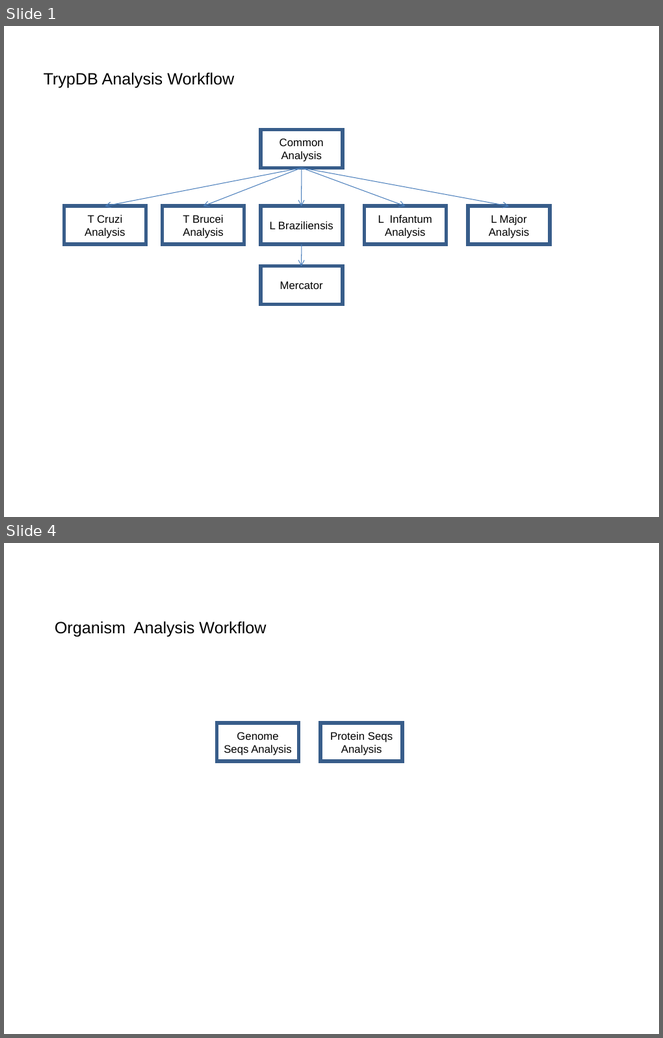
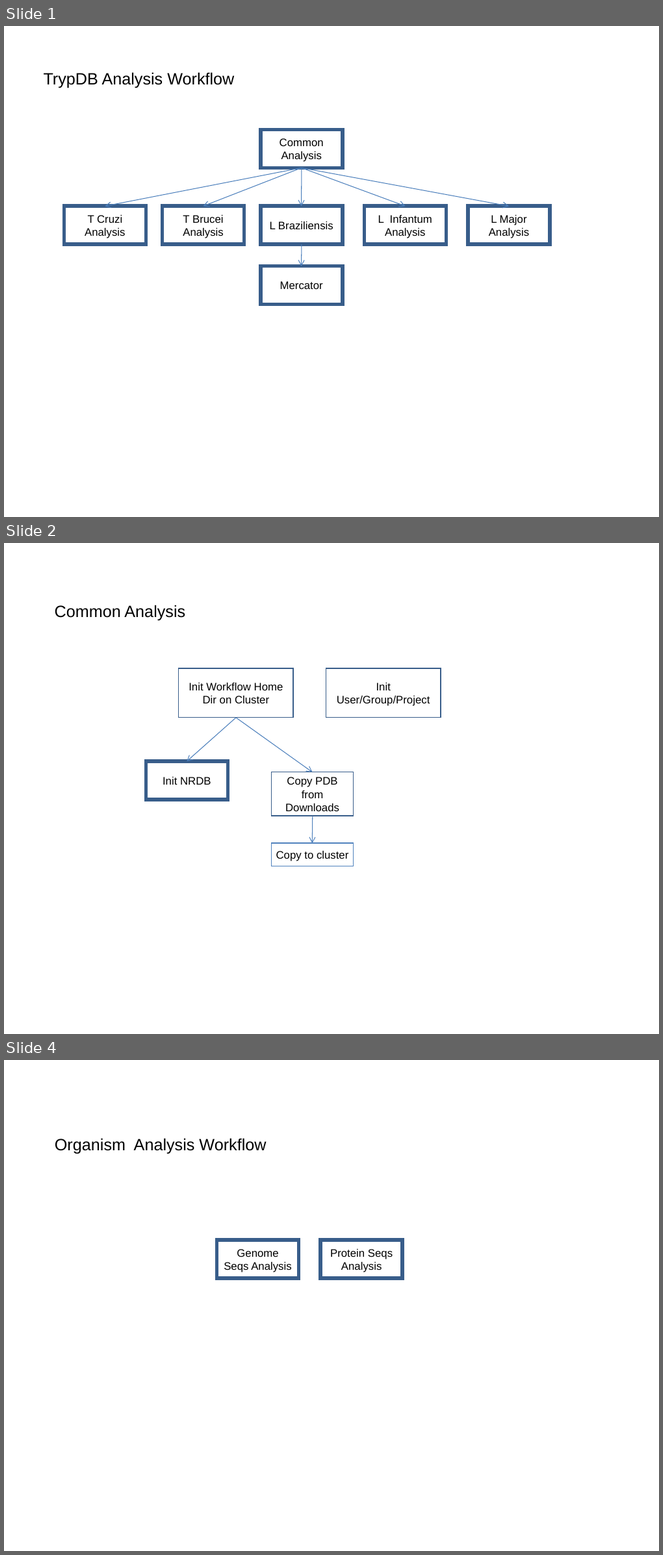
Before and after one commit to VEuPathDB/ApiCommonData, a slide deck: Load/doc/workflow/AnalysisWorkflow.ppt. Shown one above the other, each under a label of ours: slides 1 and 4 before the commit, slides 1, 2 and 4 after it; the slides between them are not shown. The pictures are 663x1038 and 663x1555 pixels, drawn with LibreOffice and Linux fonts; fonts in the diff are those of the drawing. Boxes give left, top, right and bottom in pixels: in the first picture for what was removed or moved away, otherwise in the second. Text is boxed around its words. In the diff, an @@ line names an element or a change of style, - is before the commit and + after.

```diff
--- a/Load/doc/workflow/AnalysisWorkflow.ppt
+++ b/Load/doc/workflow/AnalysisWorkflow.ppt
@@ slide 2 added at <box>4,543,659,1034</box>, background #FFFFFF @@
@@ text added at <box>55,605,185,621</box>, 18 pt, text #000000 @@
+Common Analysis
@@ rectangle added at <box>179,669,294,718</box>, outline #385D8A 0.99 pt, 12 pt, text #000000 @@
+Init Workflow Home Dir on Cluster
@@ rectangle added at <box>326,669,441,718</box>, outline #385D8A 0.99 pt, 12 pt, text #000000 @@
+Init User/Group/Project
@@ arrow added from (236, 718) to (187, 761), #4A7EBB 0.74 pt @@
@@ arrow added from (236, 718) to (313, 772), #4A7EBB 0.74 pt @@
@@ rectangle added at <box>146,761,228,799</box>, outline #385D8A 4 pt, 12 pt, text #000000 @@
+Init NRDB
@@ rectangle added at <box>271,772,353,816</box>, outline #385D8A 0.99 pt, 12 pt, text #000000 @@
+Copy PDB from Downloads
@@ arrow added from (313, 816) to (313, 844), #4F81BD 0.74 pt @@
@@ rectangle added at <box>271,843,353,866</box>, outline #4F81BD 0.99 pt, 12 pt, text #000000 @@
+Copy to cluster
```
Also in this commit, not shown: 3 slides changed, 2 slides removed, 1 other file.
